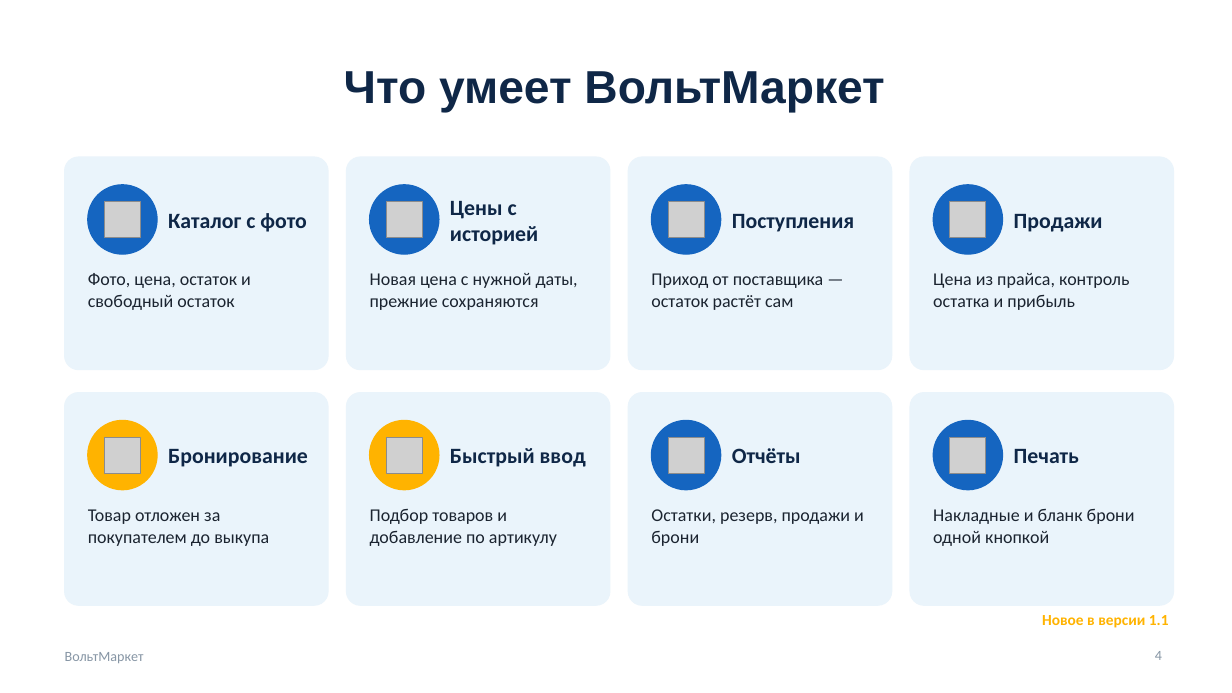
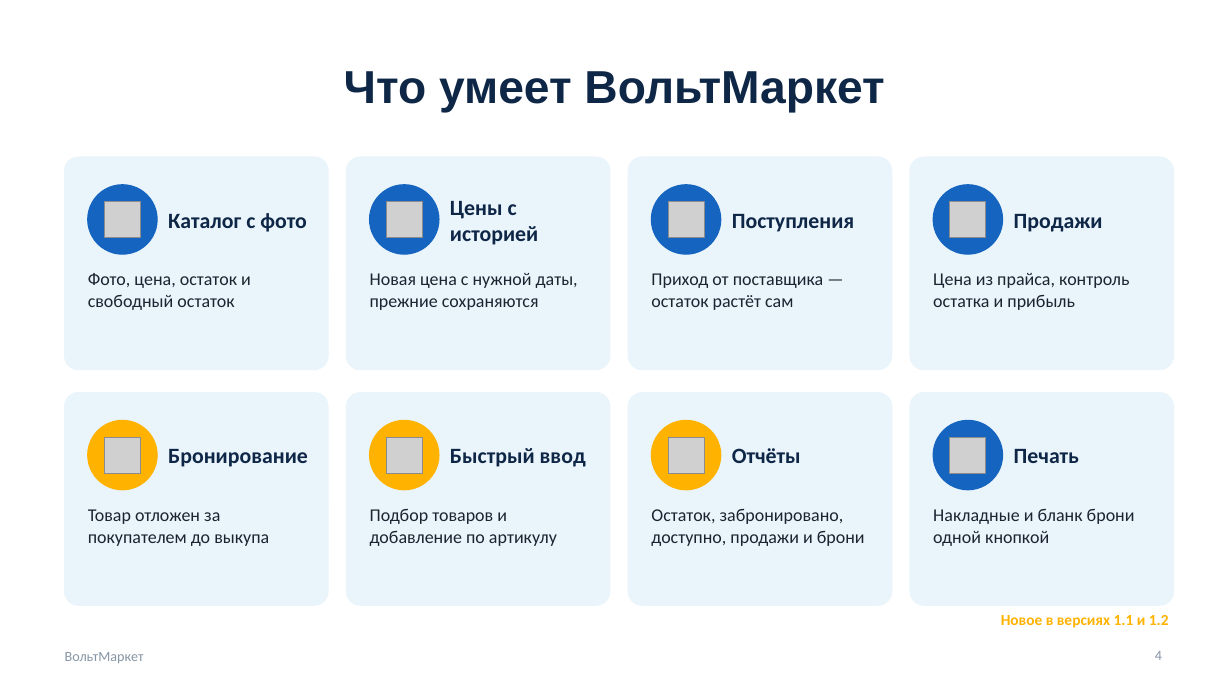
Before and after one commit to bluv4nul/ProjectsControl, a slide deck: slide 4 of Project-1/reports/2.6_Презентация.pptx. Drawn at 1232x693 pixels with LibreOffice and Linux fonts; fonts in the diff are those of the drawing; grey boxes stand for pictures. Boxes give left, top, right and bottom in pixels: in the first picture for what was removed or moved away, otherwise in the second. Text is boxed around its words. In the diff, an @@ line names an element or a change of style, - is before the commit and + after.

```diff
--- a/Project-1/reports/2.6_Презентация.pptx
+++ b/Project-1/reports/2.6_Презентация.pptx
@@ ellipse at (652,421,721,490): fill #1565C0 to #FFB300; outline #1565C0 1 pt to #FFB300 1 pt @@
@@ text at (651,509,865,546): text changed @@
-Остатки, резерв, продажи и брони
+Остаток, забронировано, доступно, продажи и брони
@@ text at (1001,615,1169,628): text changed @@
-Новое в версии 1.1
+Новое в версиях 1.1 и 1.2
```
Also in this commit, not shown: 1 other slide changed, 1 slide added, 12 other files.
